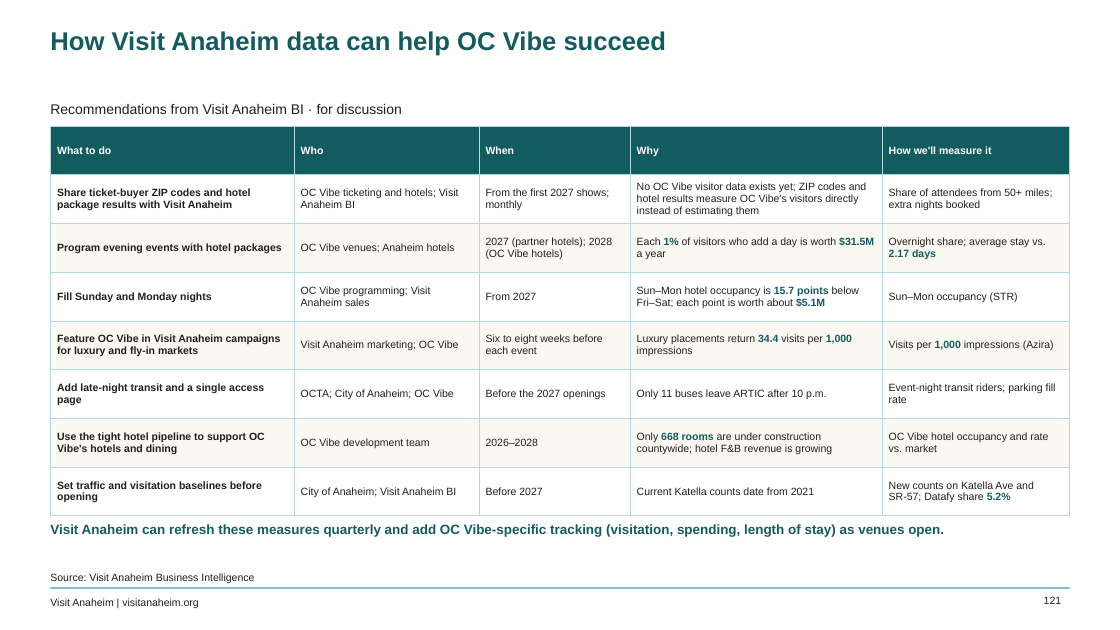
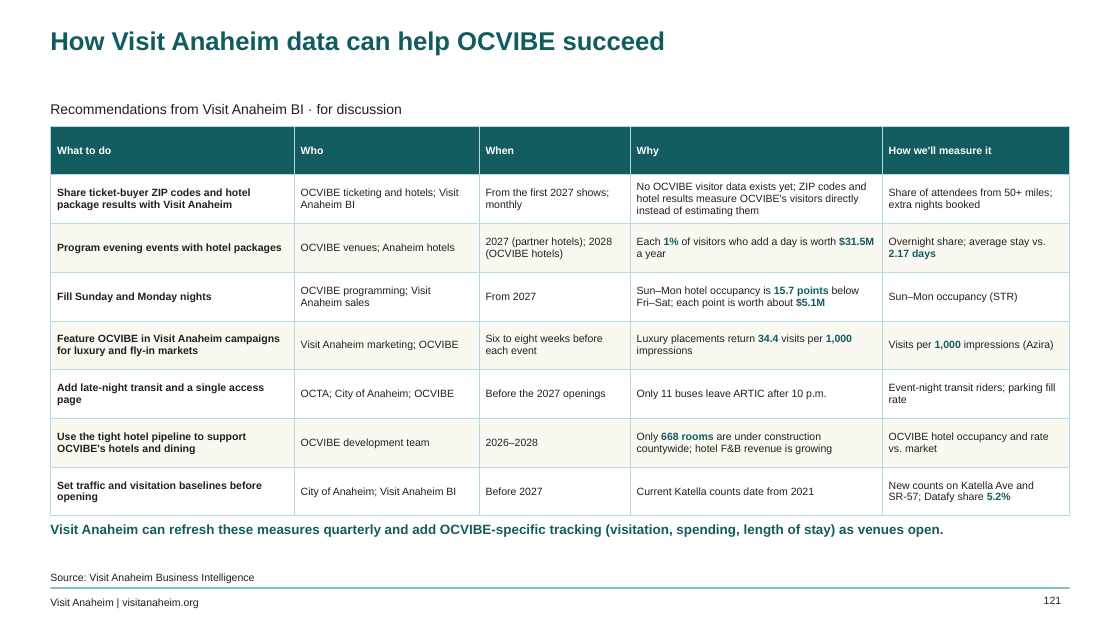
Before and after one commit to bi-visitanaheim/oc-vibe-insights, a slide deck: slide 121 of pipeline/OC_Vibe_Insights.pptx. Drawn at 1120x630 pixels with LibreOffice and Linux fonts; fonts in the diff are those of the drawing; background and template pictures are left out. Boxes give left, top, right and bottom in pixels: in the first picture for what was removed or moved away, otherwise in the second. Text is boxed around its words. In the diff, an @@ line names an element or a change of style, - is before the commit and + after.

```diff
--- a/pipeline/OC_Vibe_Insights.pptx
+++ b/pipeline/OC_Vibe_Insights.pptx
@@ title at bbox=[50, 31, 665, 56]: text changed @@
-How Visit Anaheim data can help OC Vibe succeed
+How Visit Anaheim data can help OCVIBE succeed
@@ table at bbox=[50, 126, 1070, 506] @@
-row 2, column 2: OC Vibe ticketing and hotels; Visit Anaheim BI
+row 2, column 2: OCVIBE ticketing and hotels; Visit Anaheim BI
-row 2, column 4: No OC Vibe visitor data exists yet; ZIP codes and hotel results measure OC Vibe's visitors directly instead of estimating them
+row 2, column 4: No OCVIBE visitor data exists yet; ZIP codes and hotel results measure OCVIBE's visitors directly instead of estimating them
-row 3, column 2: OC Vibe venues; Anaheim hotels
+row 3, column 2: OCVIBE venues; Anaheim hotels
-row 3, column 3: 2027 (partner hotels); 2028 (OC Vibe hotels)
+row 3, column 3: 2027 (partner hotels); 2028 (OCVIBE hotels)
-row 4, column 2: OC Vibe programming; Visit Anaheim sales
+row 4, column 2: OCVIBE programming; Visit Anaheim sales
-row 5, column 1: Feature OC Vibe in Visit Anaheim campaigns for luxury and fly-in markets
+row 5, column 1: Feature OCVIBE in Visit Anaheim campaigns for luxury and fly-in markets
-row 5, column 2: Visit Anaheim marketing; OC Vibe
+row 5, column 2: Visit Anaheim marketing; OCVIBE
-row 6, column 2: OCTA; City of Anaheim; OC Vibe
+row 6, column 2: OCTA; City of Anaheim; OCVIBE
-row 7: Use the tight hotel pipeline to support OC Vibe's hotels and dining | OC Vibe development team | 2026–2028 | Only 668 rooms are under construction countywide; hotel F&B revenue is growing | OC Vibe hotel occupancy and rate vs. market
+row 7: Use the tight hotel pipeline to support OCVIBE's hotels and dining | OCVIBE development team | 2026–2028 | Only 668 rooms are under construction countywide; hotel F&B revenue is growing | OCVIBE hotel occupancy and rate vs. market
@@ text at bbox=[50, 524, 944, 537]: text changed @@
-Visit Anaheim can refresh these measures quarterly and add OC Vibe-specific tracking (visitation, spending, length of stay) as venues open.
+Visit Anaheim can refresh these measures quarterly and add OCVIBE-specific tracking (visitation, spending, length of stay) as venues open.
```
Also in this commit, not shown: 92 other slides changed, 46 other files.
